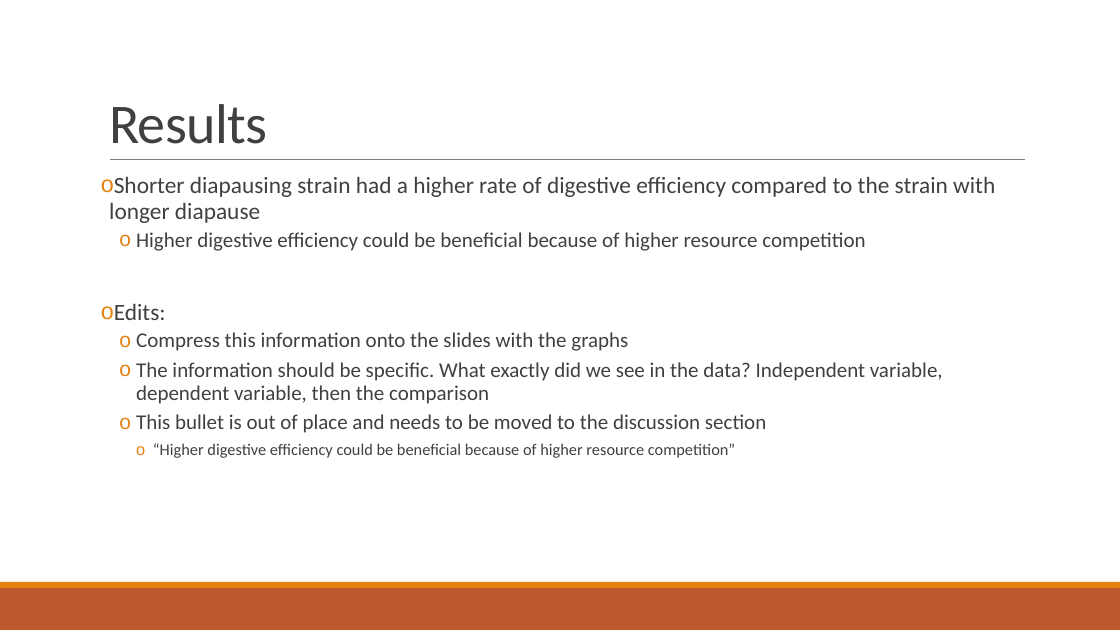
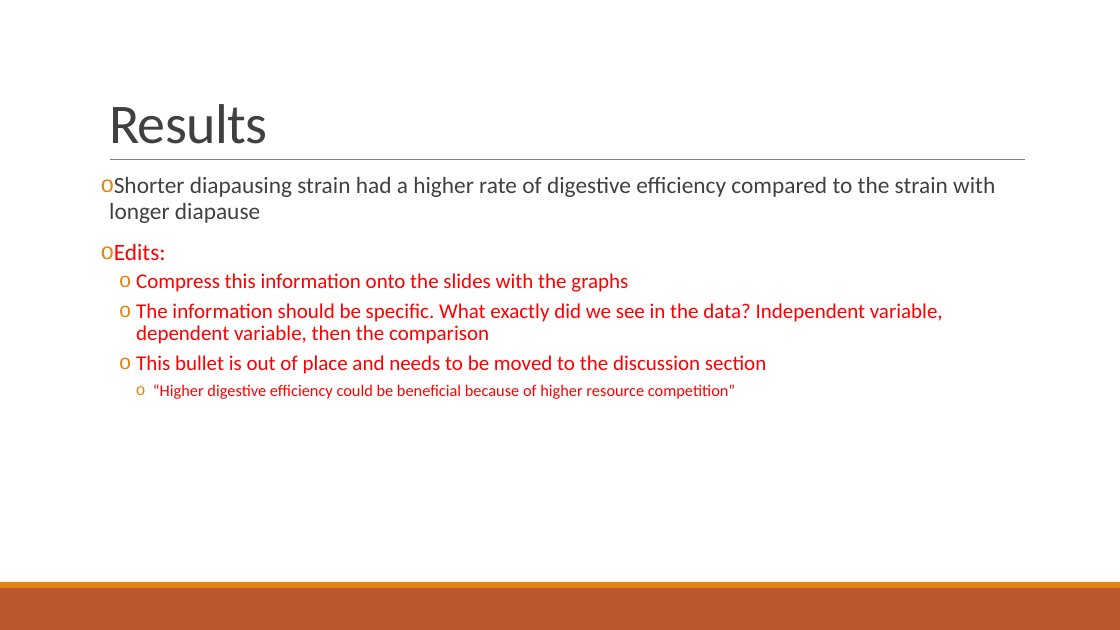
Before and after one commit to jamestbrown5/2018_Undergrad-Summer-Project, a slide deck: slide 10 of Documents/Summer Project Presentation.pptx. Drawn at 1120x630 pixels with LibreOffice and Linux fonts; fonts in the diff are those of the drawing. Boxes give left, top, right and bottom in pixels: in the first picture for what was removed or moved away, otherwise in the second. Text is boxed around its words. In the diff, an @@ line names an element or a change of style, - is before the commit and + after.

```diff
--- a/Documents/Summer Project Presentation.pptx
+++ b/Documents/Summer Project Presentation.pptx
@@ text at (136, 232, 865, 251): paragraph removed @@
-  o Higher digestive efficiency could be beneficial because of higher resource competition
@@ text at (114, 243, 943, 399): text colour #404040 to #FF0000 in "Edits:", "Compress this information onto the slides with ...", "The information should be specific. What exactly ...", "This bullet is out of place and ..." and 1 more places @@
```
Also in this commit, not shown: 8 other slides changed.
